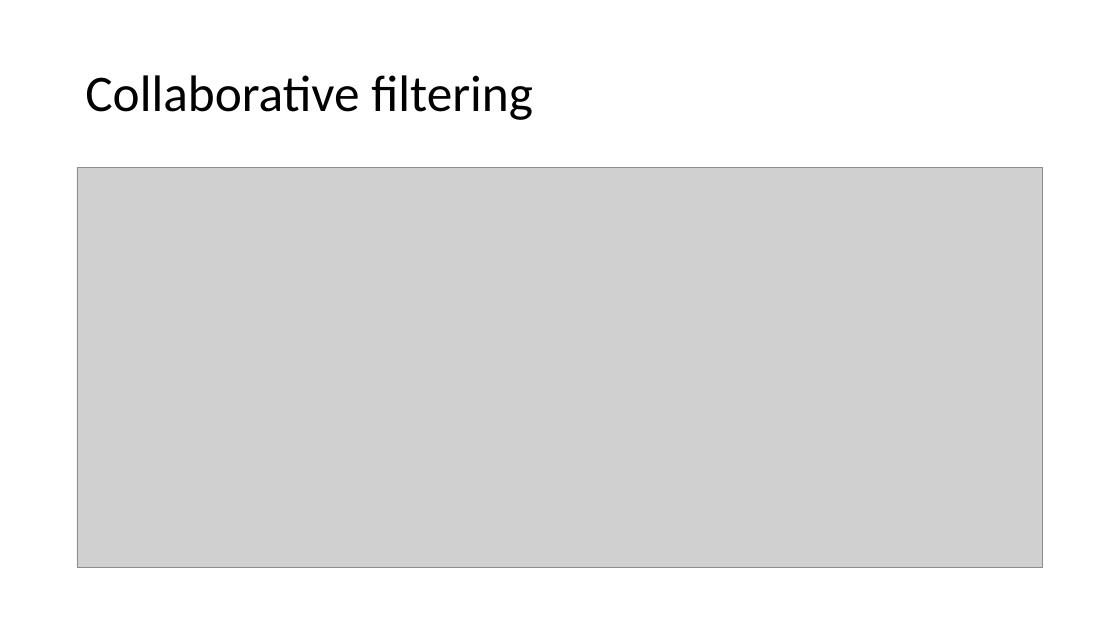
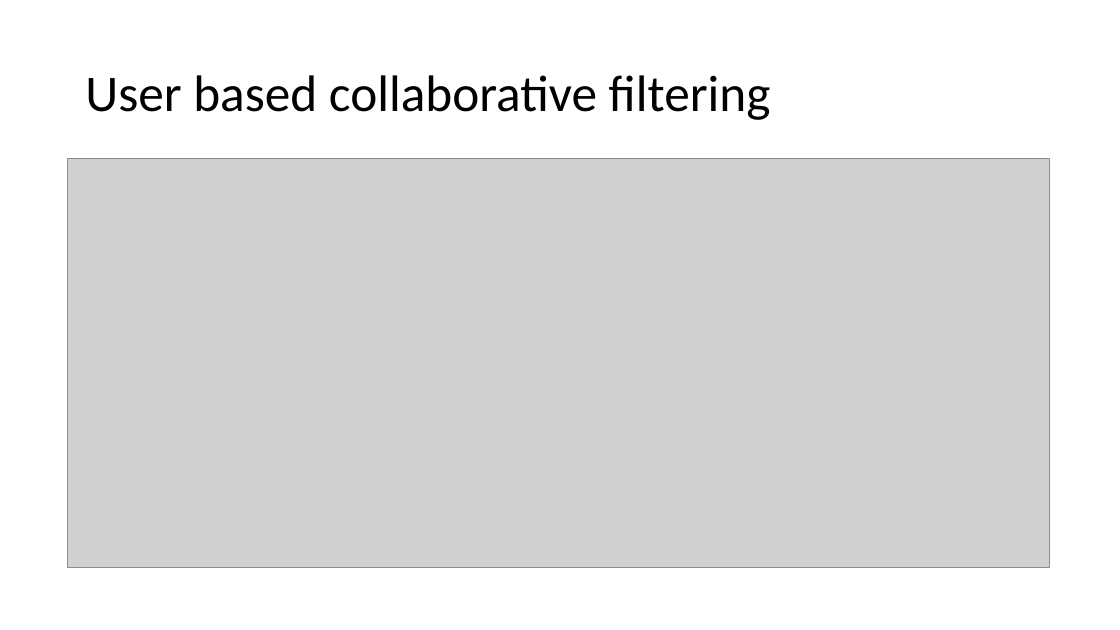
Before and after one commit to Jagadishbapa/Research, a slide deck: slide 8 of ppt ml 10-04-2018.ppt (slide 4 before the commit). Drawn at 1120x630 pixels with LibreOffice and Linux fonts; fonts in the diff are those of the drawing; grey boxes stand for pictures. Boxes give left, top, right and bottom in pixels: in the first picture for what was removed or moved away, otherwise in the second. Text is boxed around its words. In the diff, an @@ line names an element or a change of style, - is before the commit and + after.

Commit message:
ppt

```diff
--- a/ppt ml 10-04-2018.ppt
+++ b/ppt ml 10-04-2018.ppt
@@ title at <box>85,75,771,120</box>: text changed @@
-Collaborative filtering
+User based collaborative filtering
@@ picture: place and size @@
-picture at <box>77,168,1043,568</box>
+picture at <box>67,159,1049,568</box>
```
Also in this commit, not shown: 3 other slides changed, 7 slides added, 2 slides removed.
